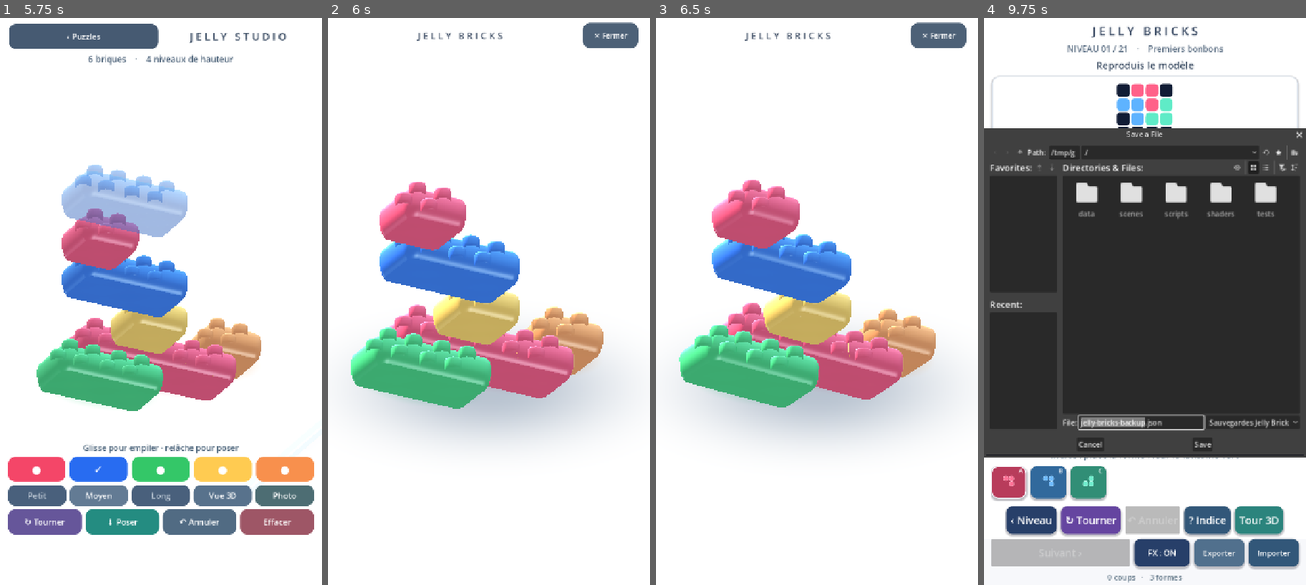
Above: before the commit, frames 1-4 (left to right).
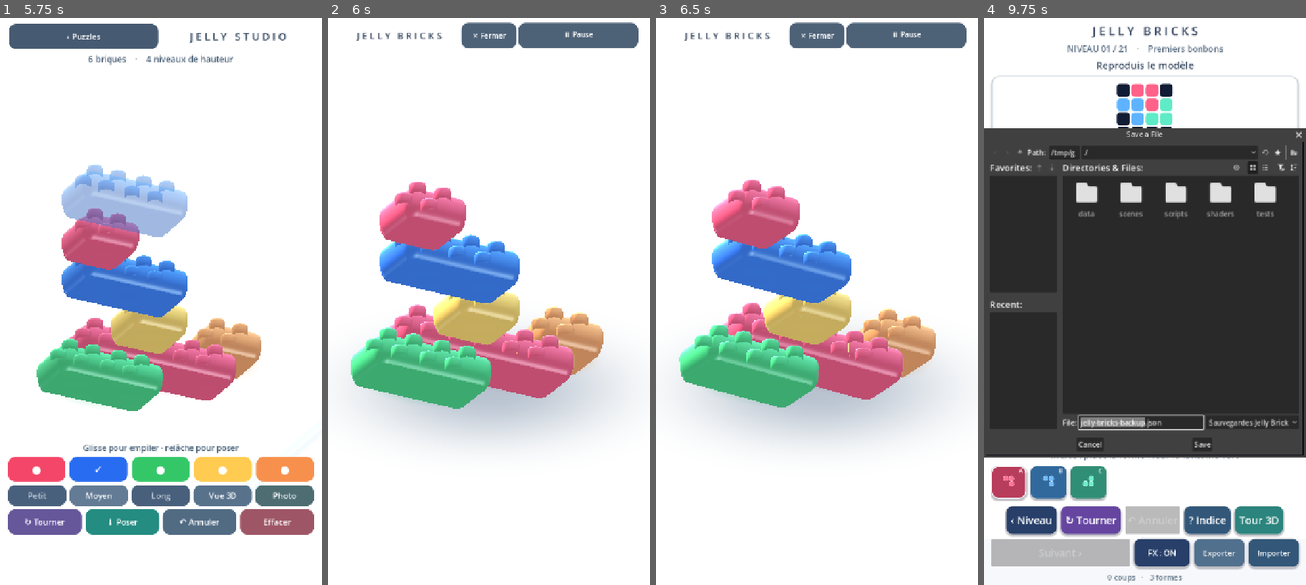
Above: after the commit, the same moments.

Repository: dbrckk/Jelly-bricks
Game: Godot game, scene res://scenes/main.tscn
The game is run twice, just before and just after one commit, with the same random seed, the same clock (stepped at 60 frames per second) and the same inputs.
Inputs (mouse positions are in pixels of both pictures, inside the frame that each line leads up to):
- Up to frame 1 (5.75 s): click (25, 482) at 0.52 s; click (64, 482) at 1.27 s; click (103, 482) at 2.02 s; click "‹ Niveau" at 2.75 s; click "↻ Tourner" at 3.5 s; click "? Indice" at 4.25 s; click "Tour 3D" at 5 s
- Up to frame 2 (6 s): click "Photo" at 5.75 s
- Up to frame 3 (6.5 s): no input
- Up to frame 4 (9.75 s): click "✕ Fermer" at 6.5 s; click "‹ Puzzles" at 7.25 s; click "FX : ON" at 8 s; click "FX : OFF" at 8.75 s; click "Exporter" at 9.5 s

Frame 1 is identical in both runs. In frame 2, 1.9% of the frame differs, in the area x 8-94%, y 0-6%; in frame 3, 1.9%; in frame 4, 0.6%.

Commit message:
feat(android): pause and resume cinematic photo gallery without affecting gameplay
* feat(android): pause cinematic gallery orbit for stable screenshots and manually inspect reflections

* test(godot): paused photo frame stays fixed and resumes orbit reliably

* build(android): 0.9.30 gallery photo pause

* docs(native): pause/restart photographic orbit on Android

Diff:
--- a/native-godot/scripts/stack_mode.gd
+++ b/native-godot/scripts/stack_mode.gd
@@ -36,6 +36,8 @@
 var gallery_shadow_key: DirectionalLight3D
 var photo_layer: CanvasLayer
 var photo_mode: bool = false
+var photo_paused: bool = false
+var photo_pause_button: Button
 var photo_angle: float = .0
 var photo_zoom: float = 1.0
 var photo_touch_points: Dictionary = {}
@@ -89,7 +91,7 @@
     if photo_mode:
         # Use elapsed time instead of silently slowing the orbit on 15 FPS
         # Android devices. Bound exceptional frame stalls, not normal frames.
-        if photo_touch_points.is_empty() and not photo_mouse_drag:
+        if not photo_paused and photo_touch_points.is_empty() and not photo_mouse_drag:
             photo_angle = fposmod(photo_angle + minf(delta, .25) * .14, TAU)
         _update_photo_camera()
         return
@@ -334,6 +336,12 @@
     close_gallery.add_theme_font_size_override("font_size", 16)
     close_gallery.pressed.connect(_leave_photo_mode)
     photo_header.add_child(close_gallery)
+    photo_pause_button = _make_button("⏸ Pause", Color("#4d6177"))
+    photo_pause_button.name = "PauseGallery"
+    photo_pause_button.custom_minimum_size = Vector2(116, 46)
+    photo_pause_button.add_theme_font_size_override("font_size", 16)
+    photo_pause_button.pressed.connect(_toggle_photo_pause)
+    photo_header.add_child(photo_pause_button)
     photo_layer.visible = false
     _update_selection()
 
@@ -463,10 +471,18 @@
     host.camera.size = maxf(8.8, height * 1.4 + 4.5) * photo_zoom
     host.camera.look_at(Vector3(0.0, target_y, 0.0))
 
+func _toggle_photo_pause() -> void:
+    if not photo_mode:
+        return
+    photo_paused = not photo_paused
+    photo_pause_button.text = "▶ Reprise" if photo_paused else "⏸ Pause"
+
 func _enter_photo_mode() -> void:
     if not active or photo_mode:
         return
     photo_mode = true
+    photo_paused = false
+    photo_pause_button.text = "⏸ Pause"
     active_touch_index = -1
     mouse_held = false
     hud.visible = false
@@ -484,6 +500,7 @@
     if not photo_mode:
         return
     photo_mode = false
+    photo_paused = false
     _clear_photo_gestures()
     photo_layer.visible = false
     hud.visible = active
--- a/native-godot/tests/validate.gd
+++ b/native-godot/tests/validate.gd
@@ -337,6 +337,20 @@
         return
     if game.camera.transform == before_photo_camera or game.camera.size > 12.0:
         push_error("Photo turntable failed to frame and orbit the stacked sculpture")
+        quit(1)
+        return
+    studio._toggle_photo_pause()
+    var frozen_angle: float = studio.photo_angle
+    studio._process(.2)
+    if not studio.photo_paused or absf(studio.photo_angle - frozen_angle) > .00001 \
+            or studio.photo_pause_button.text != "▶ Reprise":
+        push_error("Gallery pause must freeze rotation for screenshots")
+        quit(1)
+        return
+    studio._toggle_photo_pause()
+    studio._process(.2)
+    if studio.photo_paused or absf(studio.photo_angle - frozen_angle) < .02:
+        push_error("Gallery resume must restore the previous orbit speed")
         quit(1)
         return
     var gallery_touch := InputEventScreenTouch.new()
Not shown, changed: native-godot/export_presets.cfg
Not shown, changed: native-godot/README.md
